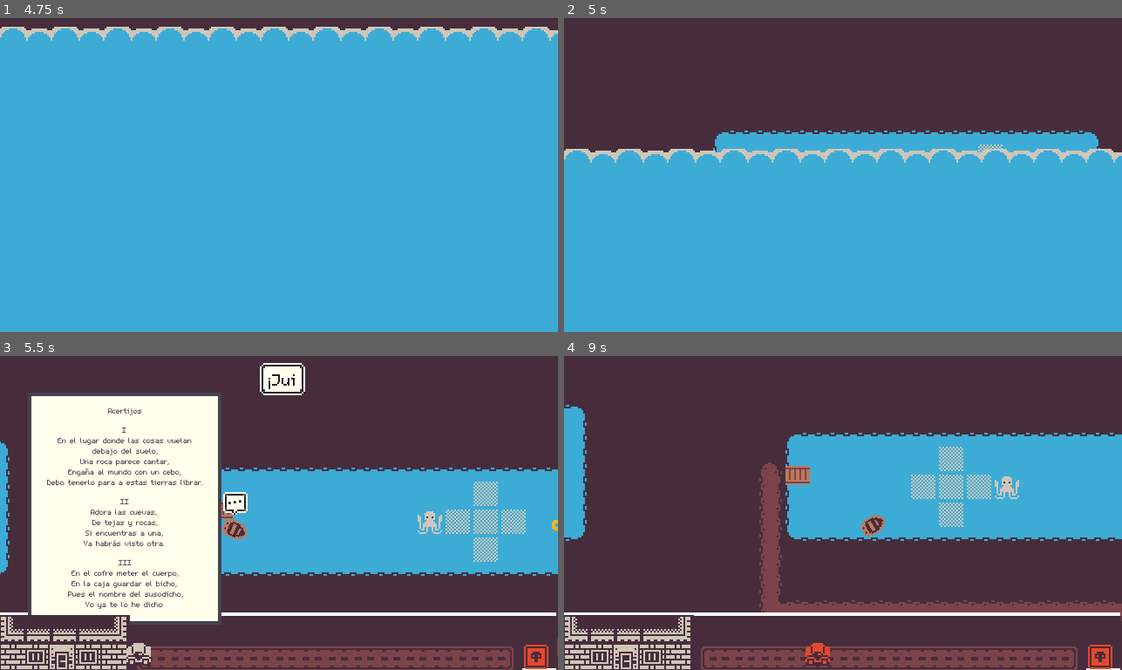
Above: before the commit, frames 1-4 (two rows, left to right).
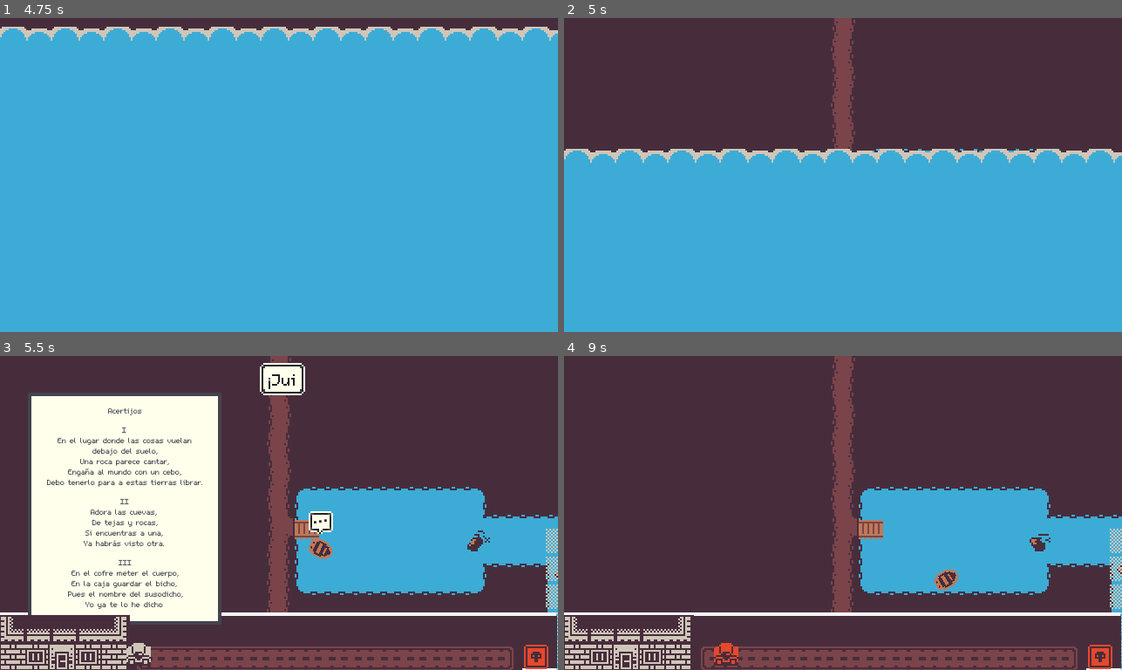
Above: after the commit, the same moments.

Repository: Perro-Viejo/miz-jam-1
Game: Godot game, scene res://src/Game/Game.tscn
Same seed, same stepped clock (60 frames per second), same inputs: the game is played once before the commit and once after it. Sound files missing from this copy of the repository are replaced by a short silence.
Inputs:
- Up to frame 1 (4.75 s): click "Nuevo juego" at 0.5 s; click "Nuevo juego" at 1.25 s; click "Créditos" at 2 s; click "Opciones" at 2.75 s; tap Enter (ui_accept) at 3.5, 3.77, 4.52 s; hold D (Right) 3.53-4.28 s; tap X (Drop) at 3.6 s; hold S (Down) from 4.28 s (still down); tap Z (Grab) at 4.35 s
- Up to frame 2 (5 s): keep holding S (Down)
- Up to frame 3 (5.5 s): release S (Down) at 5.03 s; hold D (Right) from 5.03 s (still down); hold J (Journal) from 5.03 s (still down)
- Up to frame 4 (9 s): release D (Right) at 5.78 s; release J (Journal) at 5.78 s; hold W (Up) 5.78-6.53 s; tap X (Drop) at 5.85, 8.1 s; tap Enter (ui_accept) at 6.02, 6.77, 7.52 s; hold A (Left) 6.53-8.03 s; tap Z (Grab) at 6.6, 8.85 s; tap J (Journal) at 7.35 s; hold S (Down) 8.03-8.78 s; hold D (Right) from 8.78 s (still down)

Frame 1 is identical in both runs. In frame 2, 4.9% of the frame differs, in the area x 26-97%, y 0-43%; in frame 3, 15%; in frame 4, 28%, in the area x 0-100%, y 0-100%.

Commit message:
saundsss

Diff:
--- a/game/src/Audio/AudioManager.tscn
+++ b/game/src/Audio/AudioManager.tscn
@@ -45,6 +45,11 @@
 volume_db = -14.0
 pitch_scale = 1.2
 
+[node name="Turbo" type="AudioStreamPlayer" parent="Boat"]
+stream = ExtResource( 2 )
+volume_db = -10.0
+pitch_scale = 0.9
+
 [node name="Loop" type="AudioStreamPlayer" parent="Boat"]
 stream = ExtResource( 3 )
 volume_db = -14.0
@@ -83,7 +88,7 @@
 
 [node name="inGame" type="AudioStreamPlayer" parent="MX"]
 stream = ExtResource( 7 )
-volume_db = -5.0
+volume_db = -11.0
 
 [node name="Menu" type="AudioStreamPlayer" parent="MX"]
 stream = ExtResource( 6 )
@@ -222,3 +227,13 @@
 stream = ExtResource( 34 )
 volume_db = -16.0
 pitch_scale = 1.3
+
+[node name="Transition_Up" type="AudioStreamPlayer" parent="UI"]
+stream = ExtResource( 2 )
+volume_db = -7.0
+pitch_scale = 0.5
+
+[node name="Transition_Down" type="AudioStreamPlayer" parent="UI"]
+stream = ExtResource( 2 )
+volume_db = -10.0
+pitch_scale = 0.4
--- a/game/src/Characters/Player/States/Move.gd
+++ b/game/src/Characters/Player/States/Move.gd
@@ -21,10 +21,11 @@
 
 				if dash_timer > 0 and dash_pressed >= 2 and !is_dashing:
 					is_dashing = true
+					Event.emit_signal("play_requested", "Boat", "Turbo")
+					Event.emit_signal("play_requested", "Boat", "Loop")
 					owner.motion = Vector2(owner.speed*2, 0).rotated(owner.rotation - PI/2)
 					owner.play_splatter()
 					moving = true
-					Event.emit_signal("play_requested", "Boat", "Start")
 
 
 func _physics_process(delta) -> void:
--- a/game/src/Game/Game.gd
+++ b/game/src/Game/Game.gd
@@ -50,6 +50,7 @@
 
 	$FadeLayer/FadeTween.interpolate_property($FadeLayer, "percent", 0.0, 1.0, transition_duration, Tween.TRANS_LINEAR, Tween.EASE_IN, 0.0)
 	$FadeLayer/FadeTween.start()
+	Event.emit_signal("play_requested", "UI", "Transition_Up")
 
 func on_Exit()->void:
 	if FadeState != IDLE:
@@ -92,6 +93,7 @@
 				yield(self, "SceneIsLoaded")
 			change_scene()
 			FadeState = FADEIN
+			Event.emit_signal("play_requested", "UI", "Transition_Down")
 			$FadeLayer/FadeTween.interpolate_property($FadeLayer, "percent", 1.0, 0.0, transition_duration * 0.4, Tween.TRANS_LINEAR, Tween.EASE_IN, 0.0)
 			$FadeLayer/FadeTween.start()
 		FADEIN:
--- a/game/src/Game/Game.tscn
+++ b/game/src/Game/Game.tscn
@@ -17,6 +17,7 @@
 
 [node name="MainMenu" parent="Levels" instance=ExtResource( 2 )]
 layer = -1
+First_Level = "res://src/Levels/Level3.tscn"
 
 [node name="HUDLayer" parent="." instance=ExtResource( 3 )]
 layer = 99
--- a/game/src/Levels/LaMar.gd
+++ b/game/src/Levels/LaMar.gd
@@ -42,4 +42,7 @@
 		Event.emit_signal('game_ended')
 
 func _on_lose():
+	Event.emit_signal("stop_requested", "UI", "Scope")
+	Event.emit_signal("stop_requested", "UI", "Car_Loop")
+	Event.emit_signal("stop_requested", "UI", "Car_Siren")
 	Event.emit_signal("Restart")
--- a/game/src/Levels/Level3.tscn
+++ b/game/src/Levels/Level3.tscn
@@ -45,8 +45,7 @@
 "values": [ Color( 1, 1, 1, 1 ), Color( 1, 1, 1, 0 ) ]
 }
 
-[sub_resource type="Animation" id=1]
-resource_name = "GoParty"
+[sub_resource type="Animation" id=2]
 length = 5.0
 tracks/0/type = "value"
 tracks/0/path = NodePath("JumpingBoat:visible")
@@ -117,11 +116,12 @@
 level_time = 60
 
 [node name="Player" parent="." instance=ExtResource( 2 )]
-modulate = Color( 1, 1, 1, 1 )
 position = Vector2( 160.673, 90.309 )
+immortal = true
 
 [node name="TreasureArea" parent="." instance=ExtResource( 7 )]
 position = Vector2( 512, 472 )
+selected_item = "key"
 
 [node name="StartArea" parent="." instance=ExtResource( 8 )]
 position = Vector2( 32, 48 )
@@ -334,8 +334,8 @@
 scale = Vector2( -1, 1 )
 
 [node name="AnimationPlayer" type="AnimationPlayer" parent="."]
-anims/Appear = SubResource( 2 )
-anims/GoParty = SubResource( 1 )
+anims/Appear = SubResource( 1 )
+anims/GoParty = SubResource( 2 )
 
 [editable path="Enemies/Crab"]
 
Binary file changed: game/assets/localization/localization.en.translation
Binary file changed: game/assets/localization/localization.es.translation
Not shown: 1 places in game/src/Levels/Level3.tscn that only renumber resources
